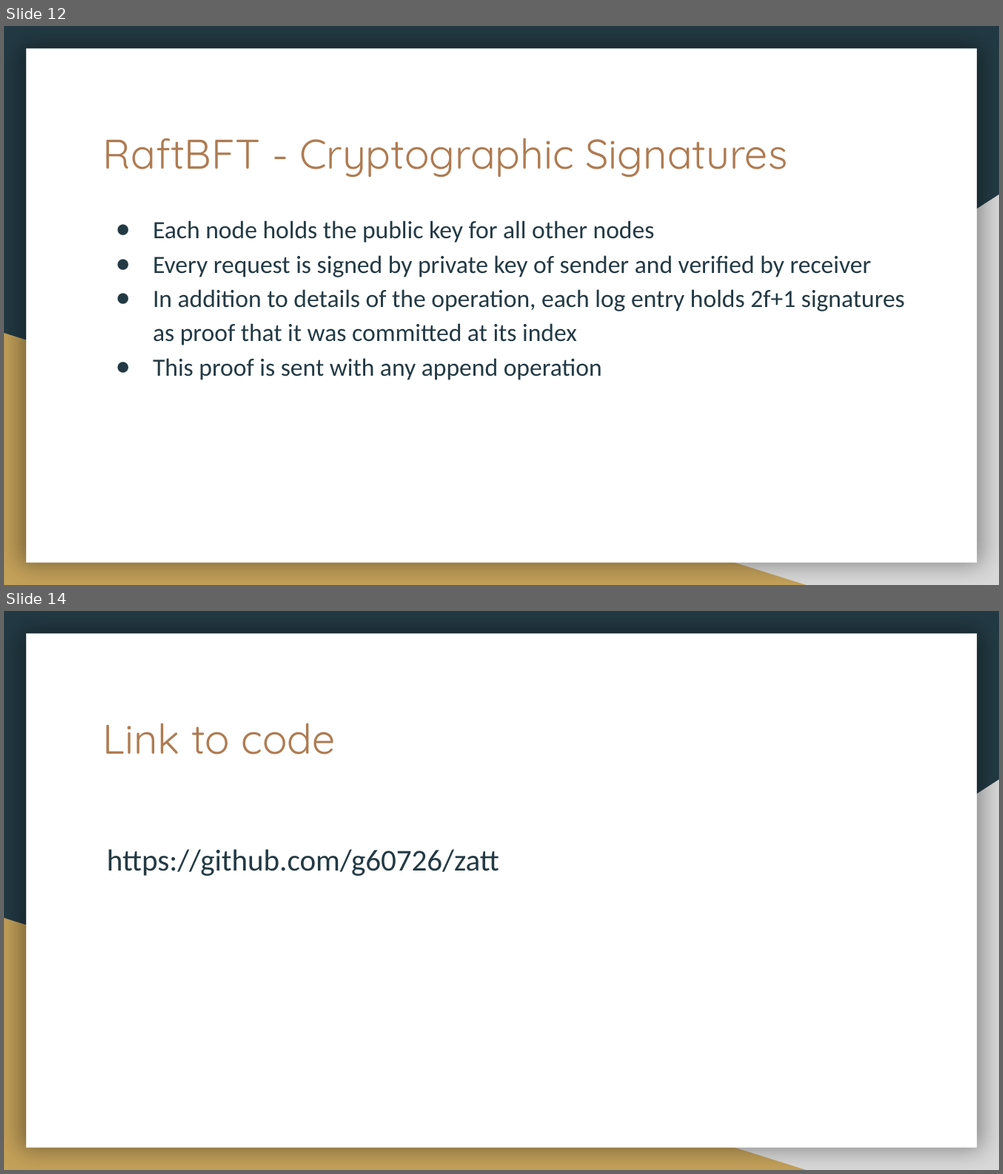
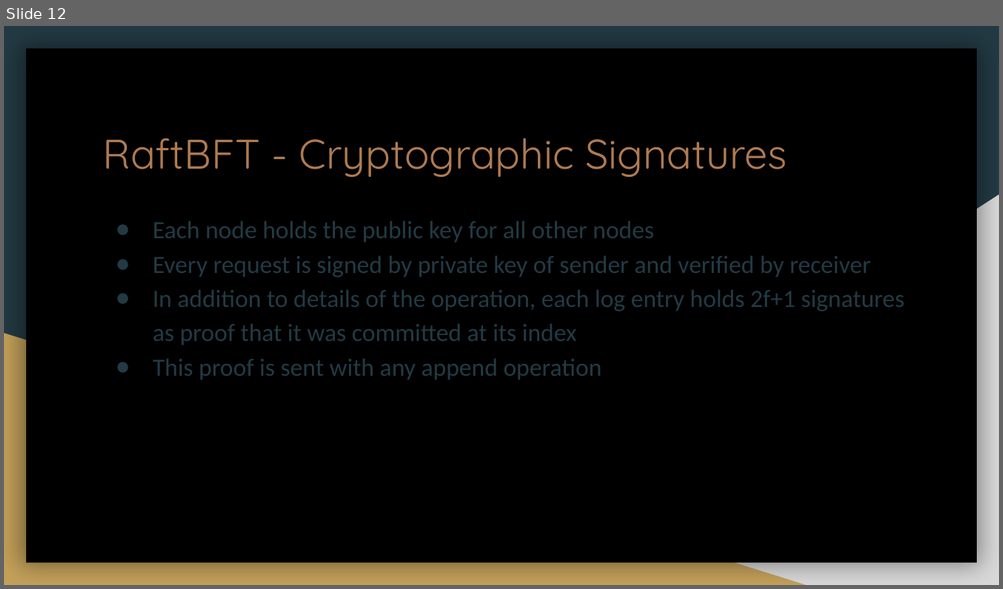
Before and after one commit to wahyupujiono/SistemTerdistribusi_Raft, a slide deck: docs/Final Presentation.pptx. Shown one above the other, each under a label of ours: slides 12 and 14 before the commit, slide 12 after it; the slides between them are not shown. The pictures are 1003x1174 and 1003x589 pixels, drawn with LibreOffice and Linux fonts; fonts in the diff are those of the drawing. Boxes give left, top, right and bottom in pixels: in the first picture for what was removed or moved away, otherwise in the second. Text is boxed around its words. In the diff, an @@ line names an element or a change of style, - is before the commit and + after.

```diff
--- a/docs/Final Presentation.pptx
+++ b/docs/Final Presentation.pptx
@@ slide 14 removed at [4, 611, 999, 1170], background #233A44; not listed: 3 template elements that a slide beside it also shows @@
@@ title removed at [103, 723, 335, 755] @@
-Link to code
@@ text removed at [107, 849, 499, 876] @@
-https://github.com/g60726/zatt
@@ slide 12 changed as well @@
@@ rectangle at [26, 49, 976, 563]: fill #FFFFFF to #000000 @@
@@ text "Each node holds the public ..." at [153, 221, 905, 380]: indent changed @@
```
Also in this commit, not shown: 12 other slides changed, 1 other slide removed, 1 other file.
